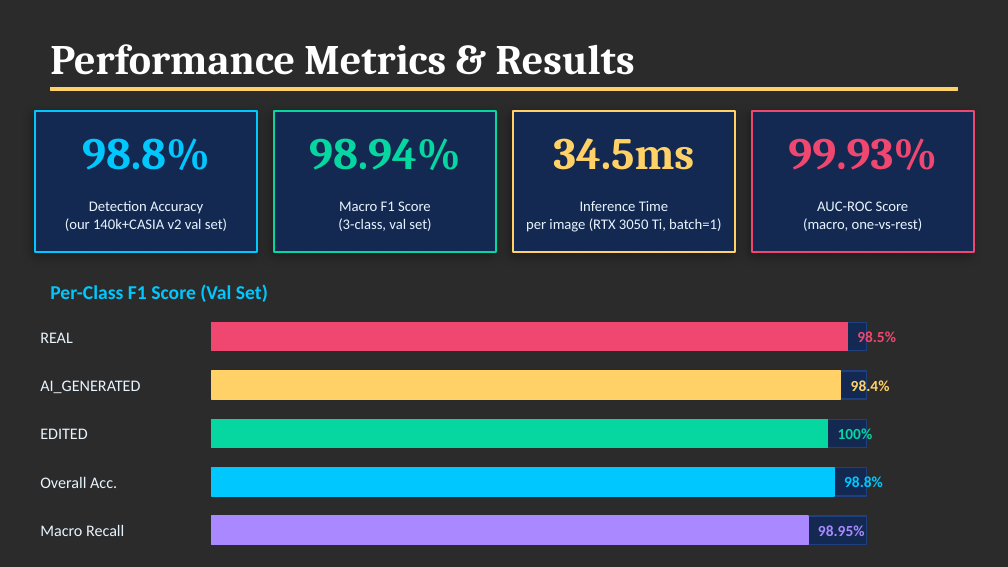
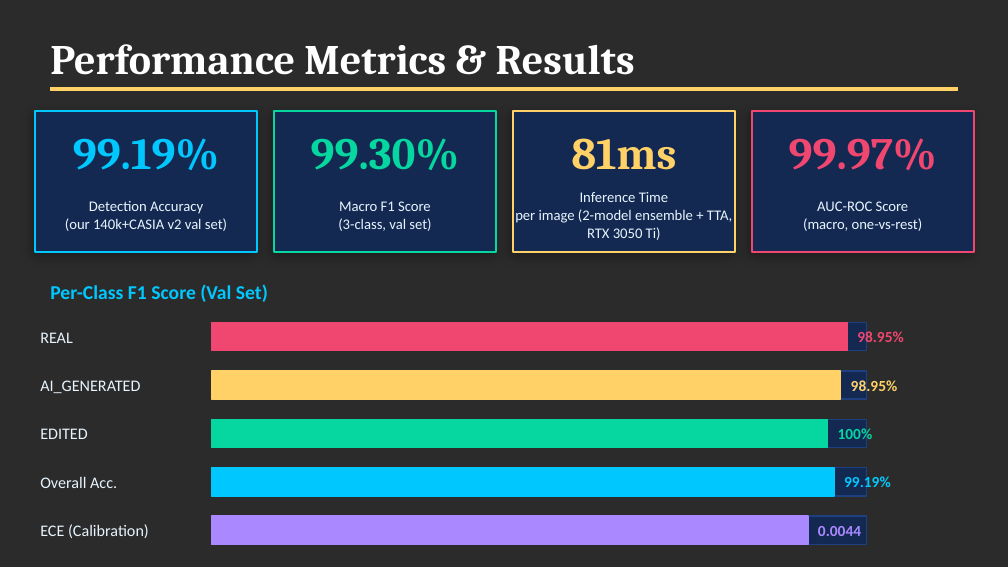
Before and after one commit to RuudyLinux/Fake_Image_Detection, a slide deck: slide 13 of FakeGuard_AI_Presentation.pptx. Drawn at 1008x567 pixels with LibreOffice and Linux fonts; fonts in the diff are those of the drawing; background and template pictures are left out; a plain dark background stands for a picture behind light text. Boxes give left, top, right and bottom in pixels: in the first picture for what was removed or moved away, otherwise in the second. Text is boxed around its words. In the diff, an @@ line names an element or a change of style, - is before the commit and + after.

```diff
--- a/FakeGuard_AI_Presentation.pptx
+++ b/FakeGuard_AI_Presentation.pptx
@@ text at (x1=73, y1=138, x2=219, y2=170): text changed @@
-98.8%
+99.19%
@@ text at (x1=311, y1=138, x2=460, y2=170): text changed @@
-98.94%
+99.30%
@@ text at (x1=571, y1=138, x2=676, y2=170): text changed @@
-34.5ms
+81ms
@@ text at (x1=789, y1=138, x2=937, y2=170): text changed @@
-99.93%
+99.97%
@@ text at (x1=515, y1=209, x2=732, y2=240): text changed @@
-per image (RTX 3050 Ti, batch=1)
+per image (2-model ensemble + TTA, RTX 3050 Ti)
@@ text at (x1=857, y1=329, x2=904, y2=347): text changed @@
-98.5%
+98.95%
@@ text at (x1=851, y1=378, x2=898, y2=396): text changed @@
-98.4%
+98.95%
@@ text at (x1=844, y1=474, x2=891, y2=492): text changed @@
-98.8%
+99.19%
@@ text at (x1=40, y1=524, x2=149, y2=538): text changed @@
-Macro Recall
+ECE (Calibration)
@@ text at (x1=818, y1=526, x2=861, y2=536): text changed @@
-98.95%
+0.0044
```
Also in this commit, not shown: 1 other slide changed, 2 other files.
